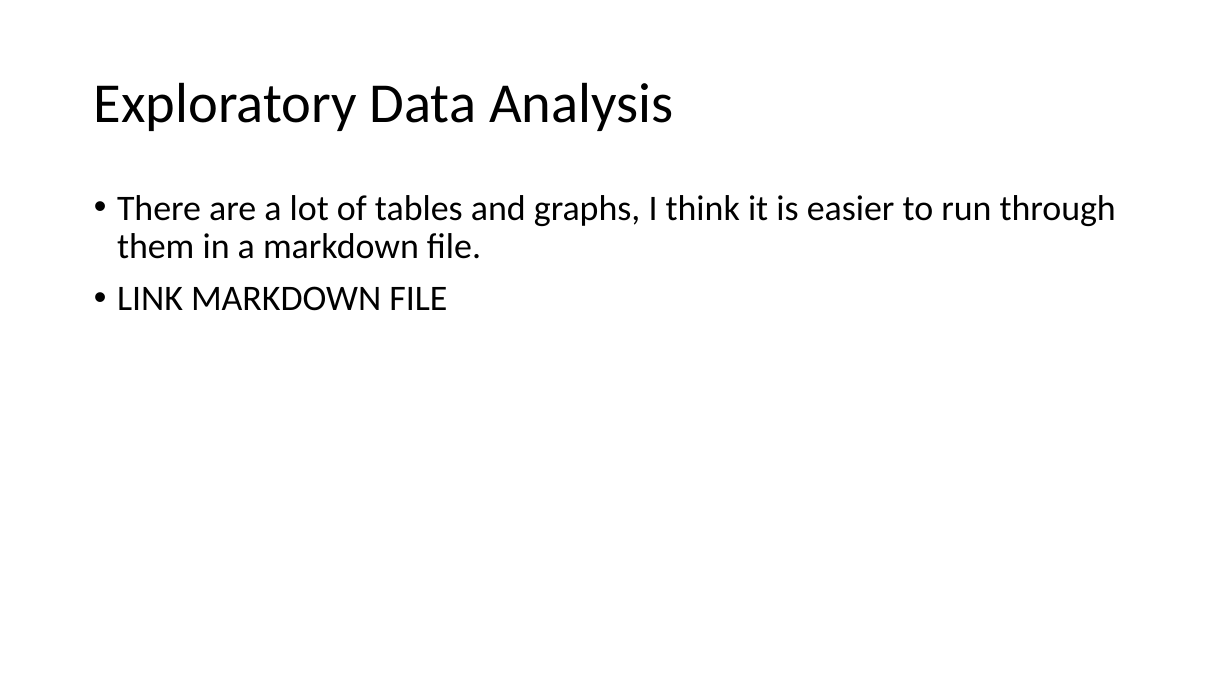
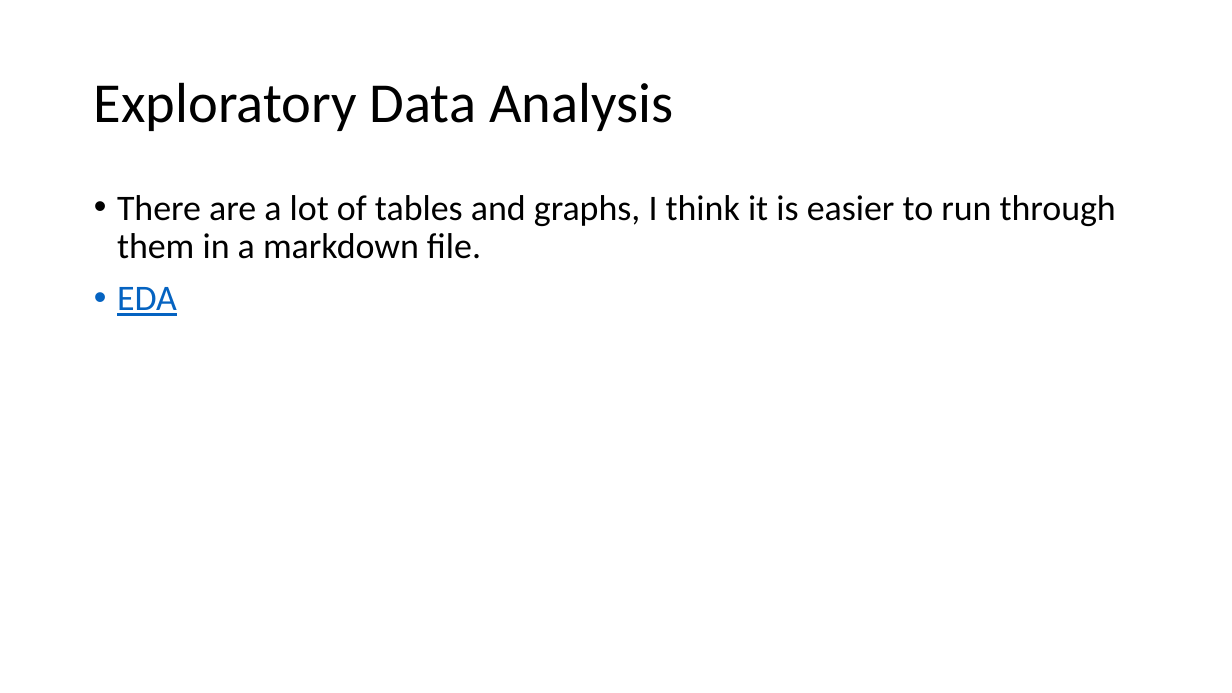
Before and after one commit to Clarkbar36/GDAT626_Final, a slide deck: slide 6 of Global Warming.pptx. Drawn at 1232x693 pixels with LibreOffice and Linux fonts; fonts in the diff are those of the drawing. Boxes give left, top, right and bottom in pixels: in the first picture for what was removed or moved away, otherwise in the second. Text is boxed around its words. In the diff, an @@ line names an element or a change of style, - is before the commit and + after.

```diff
--- a/Global Warming.pptx
+++ b/Global Warming.pptx
@@ text at <box>117,287,177,316</box>: text changed; text colour #000000 to #0563C1 @@
-• LINK MARKDOWN FILE
+• EDA
```
Also in this commit, not shown: 1 other slide changed, 3 other files.
